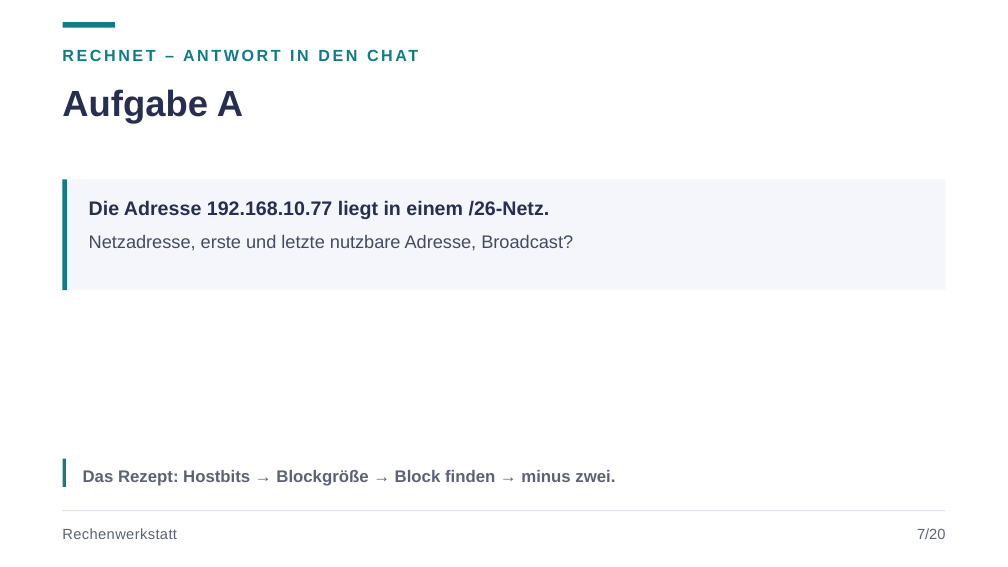
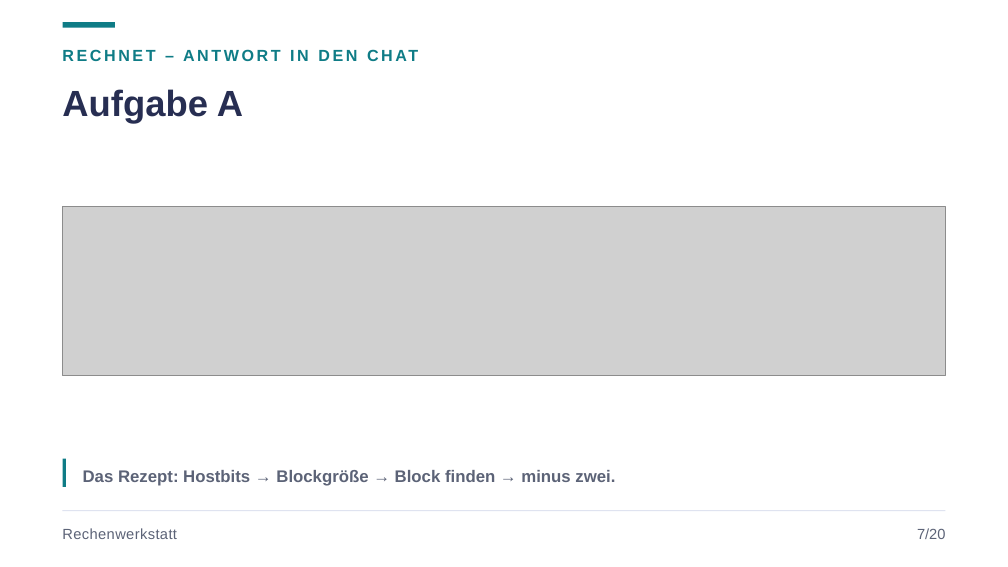
Before and after one commit to JacobMenge/kurs-unterlagen, a slide deck: slide 10 of folien/dist/02-adressierung-subnetting.pptx. Drawn at 1008x567 pixels with LibreOffice and Linux fonts; fonts in the diff are those of the drawing; grey boxes stand for pictures. Boxes give left, top, right and bottom in pixels: in the first picture for what was removed or moved away, otherwise in the second. Text is boxed around its words. In the diff, an @@ line names an element or a change of style, - is before the commit and + after.

```diff
--- a/folien/dist/02-adressierung-subnetting.pptx
+++ b/folien/dist/02-adressierung-subnetting.pptx
@@ rectangle removed at [62, 179, 946, 290] @@
@@ rectangle removed at [62, 179, 67, 290] @@
@@ picture added at [62, 207, 946, 376] @@
@@ text removed at [89, 200, 550, 219] @@
-Die Adresse 192.168.10.77 liegt in einem /26-Netz.
@@ text removed at [89, 235, 573, 251] @@
-Netzadresse, erste und letzte nutzbare Adresse, Broadcast?
```
Also in this commit, not shown: 5 other slides changed, 10 other files.
